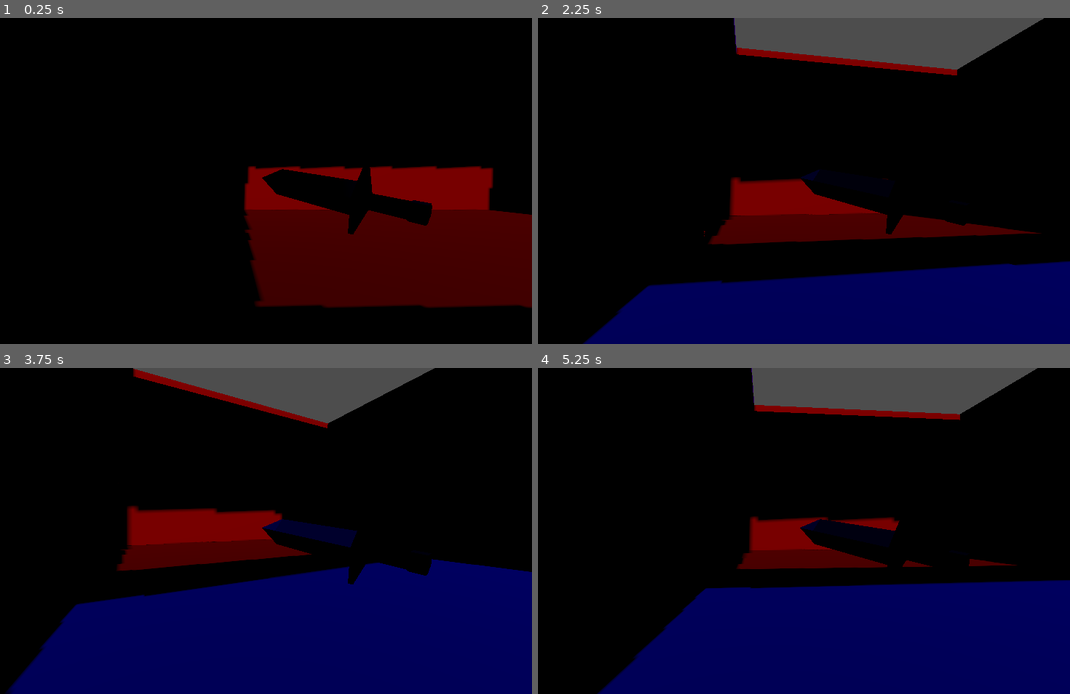
Above: before the commit, frames 1-4 (two rows, left to right).
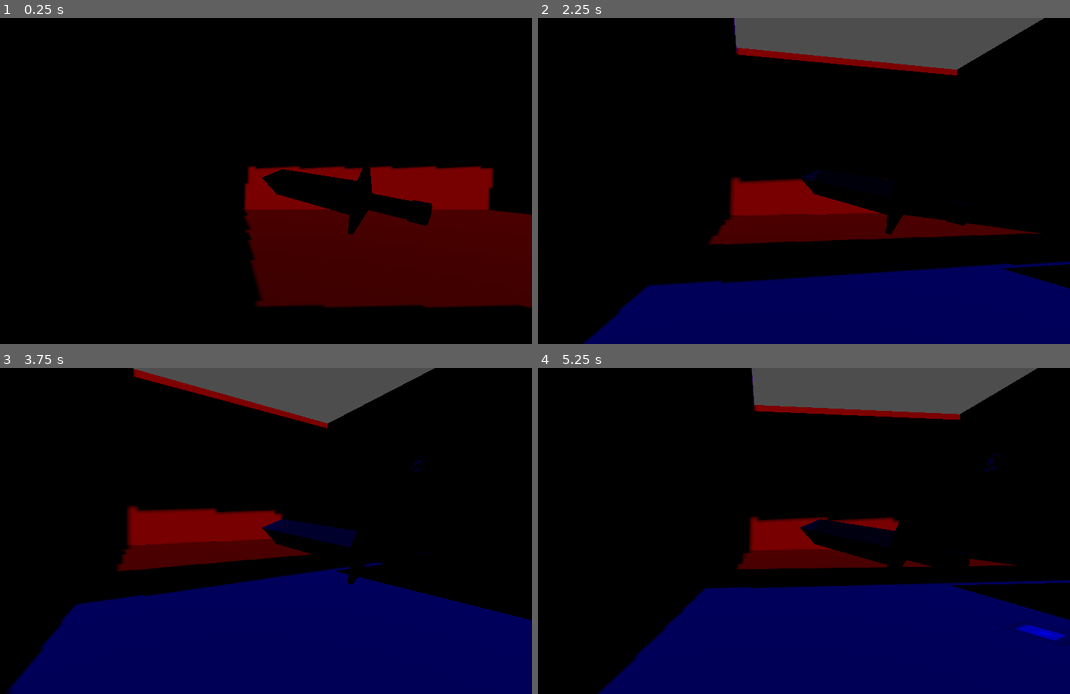
Above: after the commit, the same moments.

Repository: soetgdeznsgk/Nombre_Cherenkov
Game: Godot game, scene res://logic/scenes/escenario.tscn
The game is run twice, just before and just after one commit, with the same random seed, the same clock (stepped at 60 frames per second) and the same inputs. The engine's default icon, where the game draws it, is replaced by a stand-in: a white triangle on a blue panel in a dark square.
Inputs (mouse positions are in pixels of both pictures, inside the frame that each line leads up to):
- Up to frame 1 (0.25 s): no input
- Up to frame 2 (2.25 s): tap Enter at 0.5 s; move the mouse to (809, 181) at 0.52 s; tap Space at 1.25 s; move the mouse to (750, 181) at 1.27 s; hold S (MoveBackwards) 1.28-2.03 s; move the mouse to (793, 174) at 2.02 s
- Up to frame 3 (3.75 s): tap Enter at 2.75 s; move the mouse to (234, 537) at 2.77 s; tap Space at 3.5 s; move the mouse to (287, 534) at 3.52 s; hold S (MoveBackwards) from 3.53 s (still down)
- Up to frame 4 (5.25 s): keep holding S (MoveBackwards); move the mouse to (734, 527) at 4.27 s; move the mouse to (788, 531) at 5.02 s

The runs differ from the first frame. In frame 2, 0.5% of the frame differs, in the area x 31-100%, y 65-84%; in frame 3, 3.2%, in the area x 22-100%, y 26-78%; in frame 4, 1.5%.

Commit message:
añado comentarios para explicar las señales del singleton de info, también va la lógica del spawner de las ranitas y los indicios de la saturación del trapero

Diff:
--- /dev/null
+++ b/logic/ambient_scripts/pool_script.gd
@@ -0,0 +1,15 @@
+extends CSGBox3D
+
+# Éste script tendrá que spawnear a los enemigos, para el prototipo, sólo se tiene
+
+@onready var rana_ref := preload("res://logic/scenes/rana.tscn")
+@export var first_frog_target : Node3D
+
+func _ready() -> void:
+	_on_rana_spawner_timer_timeout()
+
+func _on_rana_spawner_timer_timeout() -> void:
+	var rana = rana_ref.instantiate().with_target(first_frog_target)
+	rana.position = global_position
+	rana.position += (size.y) * Vector3.DOWN
+	get_tree().get_first_node_in_group("RanaManager").add_child(rana)
--- a/logic/ambient_scripts/rana.gd
+++ b/logic/ambient_scripts/rana.gd
@@ -13,6 +13,11 @@
 var time : float
 signal finished_jump
 
+var initial_target : Node3D
+
+func with_target(N : Node3D) -> Area3D: # Éste método sirve para inicializar las ranas con un nodo alcanzable
+	initial_target = N
+	return self
 
 func _ready() -> void:
 	change_target()
@@ -46,7 +51,10 @@
 
 
 func change_target() -> void:
-	navRef.target_position = get_tree().get_nodes_in_group("NodosNavegacion").pick_random().position
+	if navRef.target_position == Vector3.ZERO: # (idealmente) cuando apenas acaba de spawnear
+		navRef.target_position = initial_target.position
+	else:
+		navRef.target_position = get_tree().get_nodes_in_group("NodosNavegacion").pick_random().position
 	#print("Rana: cambio de objetivo")
 
 func reset_jump():
--- a/logic/global_scripts/global_info.gd
+++ b/logic/global_scripts/global_info.gd
@@ -4,7 +4,7 @@
 @onready var refPlayer : CharacterBody3D = get_tree().get_nodes_in_group("Jugador").front()
 var timerPosPJ : Timer
 
-signal rana_impacta
+signal rana_impacta # emitido desde on_aterrizaje_rana
 signal jugador_trapea
 
 func _init() -> void:
@@ -18,10 +18,10 @@
 	playerPosition = refPlayer.position
 	timerPosPJ.start()
 
-func on_aterrizaje_rana(v : Vector3) -> Vector3:
+func on_aterrizaje_rana(v : Vector3) -> Vector3: #llamado desde rana.gd
 	v = GeometricToolbox.y_offset_vector_to_0(v)
 	rana_impacta.emit(v)
 	return v
 
-func on_jugador_trapea(v : Vector3) -> void:
-	jugador_trapea.emit(v)
+func on_jugador_trapea() -> void:
+	jugador_trapea.emit()
--- a/logic/scenes/escenario.tscn
+++ b/logic/scenes/escenario.tscn
@@ -3,11 +3,11 @@
 [ext_resource type="PackedScene" uid="uid://bnl1k0w4e64he" path="res://logic/scenes/jugador.tscn" id="1_2ygyh"]
 [ext_resource type="ArrayMesh" uid="uid://ylflb3vcbrgg" path="res://GodotActionRPG-Assets/Models/Environment/naturePack_001.obj" id="3_hr8na"]
 [ext_resource type="Script" path="res://logic/ambient_scripts/floor.gd" id="4_wwktb"]
-[ext_resource type="PackedScene" uid="uid://bssh5jmisvkq6" path="res://logic/scenes/rana.tscn" id="5_kclw8"]
+[ext_resource type="Script" path="res://logic/ambient_scripts/pool_script.gd" id="5_y4rwr"]
 
 [sub_resource type="NavigationMesh" id="NavigationMesh_inggj"]
-vertices = PackedVector3Array(0, 14.7471, -30.1558, 0, 14.7471, 0.0942383, 31.5, 14.7471, 0.0942383, 31.5, 14.7471, -30.1558, 1.25, 0.497146, -28.9058, 1.25, 0.497146, -1.40576, 28.5, 0.497146, -1.40576, 28.5, 0.497146, -28.9058)
-polygons = [PackedInt32Array(3, 2, 0), PackedInt32Array(0, 2, 1), PackedInt32Array(7, 6, 4), PackedInt32Array(4, 6, 5)]
+vertices = PackedVector3Array(4.86374e-05, 14.6883, -21.1558, 8.00005, 14.6883, -21.1558, 8.25005, 14.6883, -21.6558, 10.25, 14.6883, -30.1558, 4.86374e-05, 14.6883, -30.1558, 10.25, 14.6883, -21.6558, 29.25, 14.6883, -21.6558, 29.5, 14.6883, -19.4058, 31.5, 14.6883, -19.4058, 31.5, 14.6883, -30.1558, 1.25005, -6.56172, -28.9058, 1.25005, -6.56172, -1.4058, 28.5, -6.56172, -1.4058, 28.5, -6.56172, -28.9058, 28, 0.43828, -10.9058, 28.5, 0.43828, -1.4058, 28.5, 0.43828, -28.9058, 1.25005, 0.43828, -1.4058, 17.5, 0.43828, -1.4058, 17.75, 0.43828, -10.9058, 1.25005, 0.43828, -28.9058, 9.50005, 14.6883, 0.0942001, 9.75005, 14.6883, -4.1558, 8.00005, 14.6883, -4.4058, 4.86374e-05, 14.6883, 0.0942001, 29.5, 14.6883, -6.4058, 31.5, 14.6883, -6.4058, 29.25, 14.6883, -4.1558, 31.5, 14.6883, 0.0942001)
+polygons = [PackedInt32Array(1, 0, 2), PackedInt32Array(2, 0, 4), PackedInt32Array(2, 4, 3), PackedInt32Array(3, 5, 2), PackedInt32Array(7, 6, 8), PackedInt32Array(8, 6, 9), PackedInt32Array(5, 3, 6), PackedInt32Array(6, 3, 9), PackedInt32Array(13, 12, 10), PackedInt32Array(10, 12, 11), PackedInt32Array(16, 15, 14), PackedInt32Array(19, 18, 17), PackedInt32Array(16, 14, 19), PackedInt32Array(17, 20, 19), PackedInt32Array(19, 20, 16), PackedInt32Array(22, 21, 23), PackedInt32Array(23, 21, 24), PackedInt32Array(1, 23, 0), PackedInt32Array(0, 23, 24), PackedInt32Array(7, 8, 25), PackedInt32Array(25, 8, 26), PackedInt32Array(25, 26, 27), PackedInt32Array(27, 26, 28), PackedInt32Array(22, 27, 21), PackedInt32Array(21, 27, 28)]
 
 [sub_resource type="BoxShape3D" id="BoxShape3D_t688q"]
 size = Vector3(1, 0.202484, 1)
@@ -28,17 +28,11 @@
 shadow_enabled = true
 shadow_bias = 0.0
 
-[node name="Rana" parent="." instance=ExtResource("5_kclw8")]
-transform = Transform3D(1, 0, 0, 0, 1, 0, 0, 0, 1, 4.83935, 0, -18.1291)
-
 [node name="Jugador" parent="." instance=ExtResource("1_2ygyh")]
 transform = Transform3D(1, 0, 0, 0, 1, 0, 0, 0, 1, 7.19956, 1.46529, -11.5975)
 
 [node name="NavigationRegion3D" type="NavigationRegion3D" parent="."]
-visible = false
 navigation_mesh = SubResource("NavigationMesh_inggj")
-
-[node name="arboles" type="Node" parent="NavigationRegion3D"]
 
 [node name="Geometría" type="Node" parent="NavigationRegion3D"]
 
@@ -49,20 +43,31 @@
 mesh = ExtResource("3_hr8na")
 script = ExtResource("4_wwktb")
 
+[node name="PiscinaD" type="CSGBox3D" parent="NavigationRegion3D/Geometría/Piso" node_paths=PackedStringArray("first_frog_target")]
+transform = Transform3D(1, 0, 0, 0, 1, 0, 0, 0, 1, 2.3, -1.97949, -0.563)
+operation = 2
+size = Vector3(1, 4.95898, 1)
+script = ExtResource("5_y4rwr")
+first_frog_target = NodePath("../../../../NodosDeNavegacion/nodo2")
+
+[node name="RanaSpawnerTimer" type="Timer" parent="NavigationRegion3D/Geometría/Piso/PiscinaD"]
+wait_time = 10.0
+autostart = true
+
 [node name="Caja_Habitación" type="CSGBox3D" parent="NavigationRegion3D/Geometría"]
-transform = Transform3D(1, 0, 0, 0, 1, 0, 0, 0, 1, 15.6956, 5.9124, -15.0779)
+transform = Transform3D(1, 0, 0, 0, 1, 0, 0, 0, 1, 15.6956, 2.50796, -15.0779)
 use_collision = true
-size = Vector3(32.3911, 16.8305, 31.1558)
+size = Vector3(32.3911, 23.6394, 31.1558)
+
+[node name="DEBUG Tragaluz" type="CSGBox3D" parent="NavigationRegion3D/Geometría/Caja_Habitación"]
+transform = Transform3D(1, 0, 0, 0, 1, 0, 0, 0, 1, 3.04147, 10.5553, 2.19084)
+operation = 2
+size = Vector3(20.5267, 3.36815, 16.685)
 
 [node name="Espacio_Habitación" type="CSGBox3D" parent="NavigationRegion3D/Geometría/Caja_Habitación"]
-transform = Transform3D(1, 0, 0, 0, 1, 0, 0, 0, 1, -0.944031, 0.806641, -0.0896606)
+transform = Transform3D(1, 0, 0, 0, 1, 0, 0, 0, 1, -0.944031, 0.93545, -0.0896606)
 operation = 2
-size = Vector3(28.4977, 14.0723, 28.7489)
-
-[node name="Espacio_Habitación2" type="CSGBox3D" parent="NavigationRegion3D/Geometría/Caja_Habitación"]
-transform = Transform3D(1, 0, 0, 0, 1, 0, 0, 0, 1, 3.04147, 7.15083, 2.19084)
-operation = 2
-size = Vector3(20.5267, 3.36815, 16.685)
+size = Vector3(28.4977, 20.6236, 28.7489)
 
 [node name="NodosDeNavegacion" type="Node" parent="."]
 
@@ -74,22 +79,12 @@
 shape = SubResource("BoxShape3D_t688q")
 
 [node name="nodo2" type="Area3D" parent="NodosDeNavegacion" groups=["NodosNavegacion"]]
-transform = Transform3D(1, 0, 0, 0, 1, 0, 0, 0, 1, 27.2464, 0, -28.9284)
+transform = Transform3D(1, 0, 0, 0, 1, 0, 0, 0, 1, 16.1732, -4.76837e-07, -6.08532)
 
 [node name="CollisionShape3D" type="CollisionShape3D" parent="NodosDeNavegacion/nodo2"]
 transform = Transform3D(1, 0, 0, 0, 1, 0, 0, 0, 1, 0, 0.120804, 0)
 shape = SubResource("BoxShape3D_t688q")
 
-[node name="nodo3" type="Area3D" parent="NodosDeNavegacion" groups=["NodosNavegacion"]]
-transform = Transform3D(1, 0, 0, 0, 1, 0, 0, 0, 1, 7.20424, 0, -15.5188)
+[node name="RanaManager" type="Node" parent="." groups=["RanaManager"]]
 
-[node name="CollisionShape3D" type="CollisionShape3D" parent="NodosDeNavegacion/nodo3"]
-transform = Transform3D(1, 0, 0, 0, 1, 0, 0, 0, 1, 0, 0.120804, 0)
-shape = SubResource("BoxShape3D_t688q")
-
-[node name="nodo4" type="Area3D" parent="NodosDeNavegacion" groups=["NodosNavegacion"]]
-transform = Transform3D(1, 0, 0, 0, 1, 0, 0, 0, 1, 20.0136, 0, -18.8137)
-
-[node name="CollisionShape3D" type="CollisionShape3D" parent="NodosDeNavegacion/nodo4"]
-transform = Transform3D(1, 0, 0, 0, 1, 0, 0, 0, 1, 0, 0.120804, 0)
-shape = SubResource("BoxShape3D_t688q")
+[connection signal="timeout" from="NavigationRegion3D/Geometría/Piso/PiscinaD/RanaSpawnerTimer" to="NavigationRegion3D/Geometría/Piso/PiscinaD" method="_on_rana_spawner_timer_timeout"]
--- a/logic/scenes/jugador.tscn
+++ b/logic/scenes/jugador.tscn
@@ -31,9 +31,23 @@
 var v = Vector3()
 var currSelection : Node
 
+
+# Parametros del trapero
+var mop_saturation := 0:
+	set(value):
+		if value > 100:
+			pass # para que no se pase de 100 y no haya riesgo de overflow
+			print(\"saturación máxima alcanzada\")# añadir rutina para mostrar un mensaje ingame
+		else:
+			mop_saturation = value
+
+@export var mop_saturation_pace := 5
+
 func _ready():
 	Input.set_mouse_mode(Input.MOUSE_MODE_CAPTURED)
 	updateDetectionExceptions()
+
+	GlobalInfo.jugador_trapea.connect(func(): mop_saturation += mop_saturation_pace)
 
 func _input(event):
 	if event is InputEventMouseMotion:
@@ -49,9 +63,16 @@
 	if Input.is_mouse_button_pressed(1): #codigo horrible que necesita URGENTEMENTE refactorizar
 		currSelection = $RayCast3D.get_collider()
 		if currSelection != null:
-			if currSelection.get_parent().is_in_group(\"Charcos\"):
-				#print(\"IMPACTO GLOBAL EN: \",$RayCast3D.get_collision_point(), \"---\")
-				currSelection.get_parent().spawn_hole($RayCast3D.get_collision_point())
+			#añadir shader de sombreado para la selección
+			if currSelection.get_parent().is_in_group(\"Charcos\"): #si se selecciona un charco
+				if mop_saturation < 100:
+					#print(\"IMPACTO GLOBAL EN: \",$RayCast3D.get_collision_point(), \"---\")
+					currSelection.get_parent().spawn_hole($RayCast3D.get_collision_point())
+					print(\"trapero trapea y le quedan :\", (100 - mop_saturation) / mop_saturation_pace, \" trapeadas\")
+				else:
+					pass
+
+
 
 func updateDetectionExceptions() -> void:
 	await get_tree().process_frame
--- a/logic/scenes/splot.gd
+++ b/logic/scenes/splot.gd
@@ -12,9 +12,9 @@
 
 func _ready() -> void:
 	transform = transform.rotated_local(Vector3.FORWARD, randf() * 4)
-	GlobalInfo.jugador_trapea.connect(spawn_hole)
+	#GlobalInfo.jugador_trapea.connect(spawn_hole) no tiene sentido ya que el método es llamado desde el trapero
 
-func _physics_process(delta: float) -> void:
+func _physics_process(_delta: float) -> void:
 	#if Input.is_action_just_pressed("MoveBackwards"): DEBUG
 		#spawn_hole(position)
 	pass
@@ -22,6 +22,7 @@
 func spawn_hole(v: Vector3) -> void:
 	if $MeshInstance3D.get_child_count() < maxHuecos:
 		if $Timer.is_stopped():
+			GlobalInfo.on_jugador_trapea() # con ésto, se puede actualizar el trapero cuando aparece un nuevo hueco
 			v = GeometricToolbox.y_offset_vector_to_0(v)
 			var hole := holes_ref.instantiate()
 			hole.position = (fatherTransformation * transform).affine_inverse() * v
--- a/project.godot
+++ b/project.godot
@@ -31,6 +31,7 @@
 NodosNavegacion=""
 Ambiente=""
 Charcos=""
+RanaManager=""
 
 [input]
 
